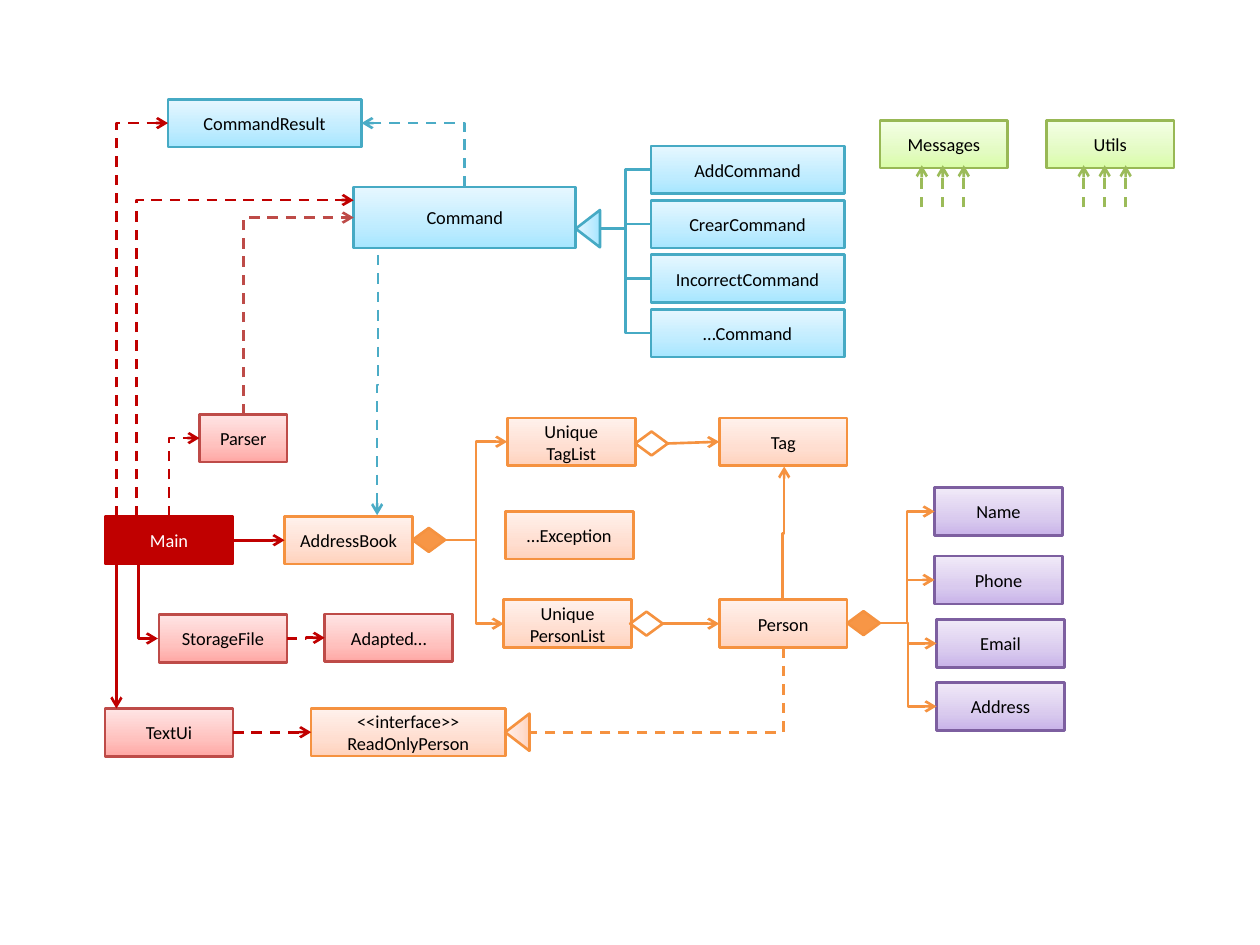
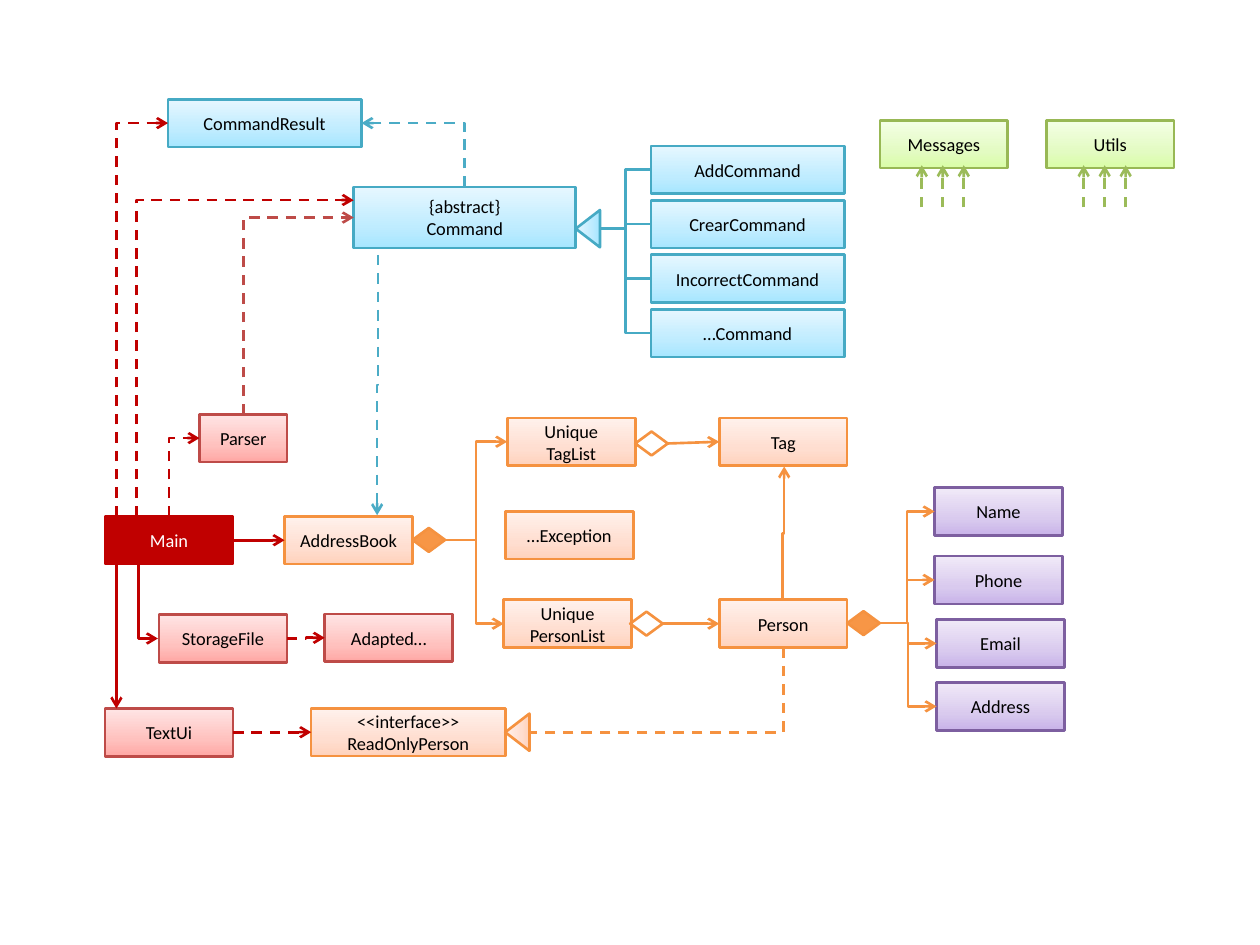
Before and after one commit to nus-cs2103-AY1718S1/addressbook-level2, a slide deck: slide 2 of doc/Diagrams.pptx. Drawn at 1260x945 pixels with LibreOffice and Linux fonts; fonts in the diff are those of the drawing. Boxes give left, top, right and bottom in pixels: in the first picture for what was removed or moved away, otherwise in the second. Text is boxed around its words. In the diff, an @@ line names an element or a change of style, - is before the commit and + after.

Commit message:
Revert "Revert "Revert "Command class: make non-abstract"""
This reverts commit 22c3a40b0909790b16bce5b99414647aed488e14.

```diff
--- a/doc/Diagrams.pptx
+++ b/doc/Diagrams.pptx
@@ text in rectangle at bbox=[427, 199, 503, 235]: text changed @@
-Command
+{abstract}
+Command
```
Also in this commit, not shown: 2 other files.
